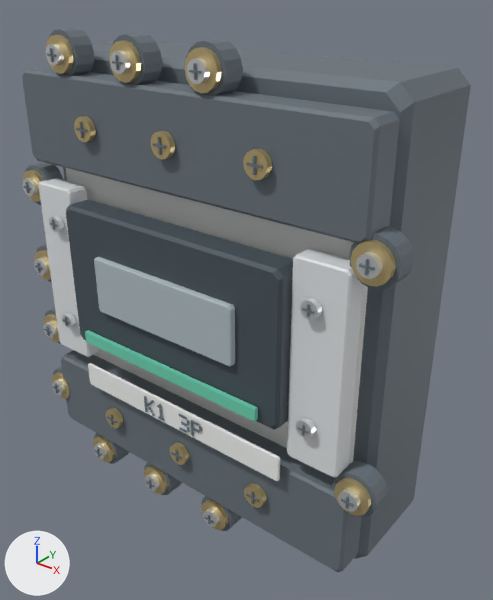
One commit to the glTF model assets/models/preview/contactor.glb: the scene before it, then after it.
One viewpoint serves both versions: a 50 mm lens placed at (3.04, -3.62, 2.16), pointed at (0.15, -0.01, -0.07). Arrows for +X, +Y and +Z are at lower left; the lights stay in place. The picture after the commit comes second. Vertices at exactly the same position are counted once.

The older version as bpy lines, for what is in view:
```python
me_contactor = bpy.data.meshes.new('contactor')
me_contactor.from_pydata(...)  # 3986 vertices, 6948 faces; spans x -1.64..1.64, y -0.78..0.61, z -1.8..1.8
me_contactor.materials.append(mat_black)  # greyish blue #47535c
me_contactor.materials.append(mat_brass)  # beige #e3cc93
me_contactor.materials.append(mat_chrome)  # white #eaeef0
me_contactor.materials.append(mat_dark)  # grey #69737c
me_contactor.materials.append(mat_glass)  # light grey #b2bfc5
me_contactor.materials.append(mat_green)  # green #6ed4b4
me_contactor.materials.append(mat_ink)  # greyish blue #6a7a84
me_contactor.materials.append(mat_ivory)  # white #f2f3f0
me_contactor.materials.append(mat_label)  # white #f5f6f5
me_contactor.materials.append(mat_polymer)  # white #e4e7e9
me_contactor.materials.append(mat_rubber)  # greyish blue #555f66
ob_contactor_preview = bpy.data.objects.new('contactor-preview', me_contactor)
ob_contactor_preview.location = (0.0, 0.0, 0.0)
```
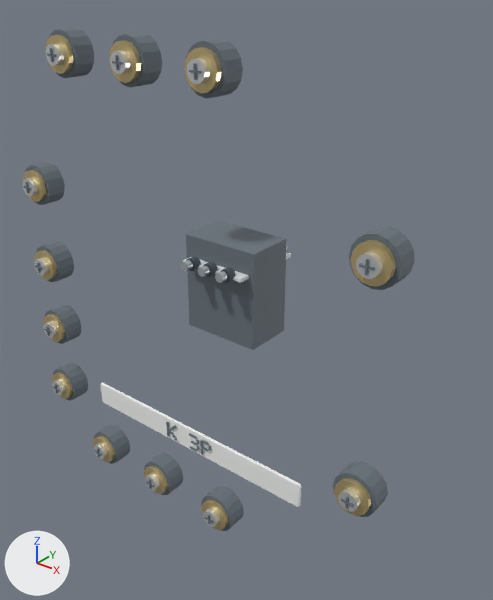
Location of each change, [x1, y1, x2, y2] in pixels of the pictures (493 x 600 px; the box of a moved part takes in the faces that stretch with it):
'contactor-preview', reshaped (13% narrower, 8% shorter)
    before: [22, 28, 471, 572]
    after: [23, 28, 415, 531]
part 1 of me_contactor, added
    after: [186, 256, 201, 271]
part 2 of me_contactor, added
    after: [203, 262, 218, 277]
part 3 of me_contactor, added
    after: [220, 267, 236, 283]
part 4 of me_contactor, moved or reshaped
    before: [179, 427, 187, 433]
    after: [189, 433, 197, 439]
part 5 of me_contactor, deleted
    before: [22, 67, 400, 508]
part 6 of me_contactor, moved or reshaped
    before: [61, 41, 471, 572]
    after: [101, 221, 302, 507]

The change in detail:
Material 'metal' (mat_metal) is new.
Its base color is (0.62, 0.667, 0.698) (light grey #ced5da).
Its metallic is 0.75.
Its roughness is 0.28.
Material 'blue' (mat_blue) is new.
Its base color is (0.0863, 0.482, 0.757) (cyan #53b8e2).
Its metallic is 0.05.
Its roughness is 0.62.
me_contactor is used by ob_contactor_preview; location (0.0, 0.0, 0.0).
me_contactor had 3986 vertices, 6948 faces and spanned x -1.64..1.64, y -0.78..0.61, z -1.8..1.8.
me_contactor now has 3504 vertices, 6548 faces and spans x -1.64..1.64, y -0.68..0.43, z -1.8..1.8.
me_contactor part 1: a new loose piece, a 32-sided cylinder along y spanning x -0.213..-0.116, y -0.273..-0.213, z 0.168..0.266, in mat_black (greyish blue #47535c).
me_contactor part 2: a new loose piece, a 32-sided cylinder along y spanning x -0.049..0.049, y -0.273..-0.213, z 0.168..0.266, in mat_black (greyish blue #47535c).
me_contactor part 3: a new loose piece, a 32-sided cylinder along y spanning x 0.116..0.213, y -0.273..-0.213, z 0.168..0.266, in mat_black (greyish blue #47535c).
me_contactor part 4: the loose piece of 8 vertices spanning x 0.07..0.15, y -0.71..-0.7, z -0.89..-0.87 is moved by (-0.06, 0.16, -0.18).
me_contactor part 5: 54 loose pieces with 1036 vertices, spanning x -1.45..1.45, y -0.78..0.61, z -1.73..1.51, are deleted.
me_contactor part 6: 662 vertices removed from x -1.48..1.48, y -0.62..0.55, z -1.65..1.65; 804 vertices added at x -1.04..1.04, y -0.55..0.43, z -1.22..0.38.
Other edits to the shape of me_contactor do not show in these pictures.
me_contactor no longer uses material mat_glass (light grey #b2bfc5).
me_contactor no longer uses material mat_green (green #6ed4b4).
me_contactor no longer uses material mat_ivory (white #f2f3f0).
me_contactor no longer uses material mat_rubber (greyish blue #555f66).
me_contactor gains material mat_blue (cyan #53b8e2).
me_contactor gains material mat_metal (light grey #ced5da).
